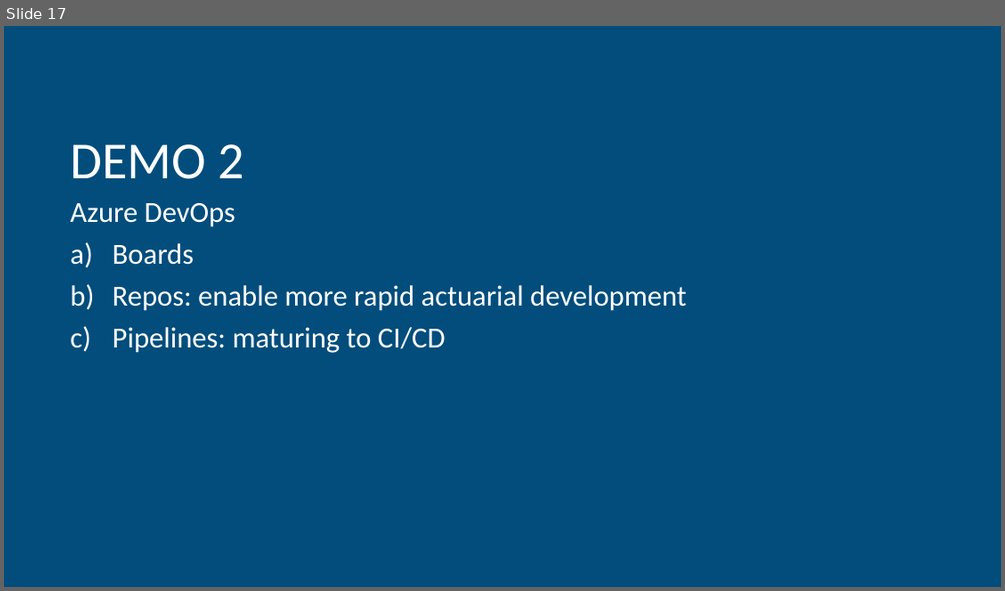
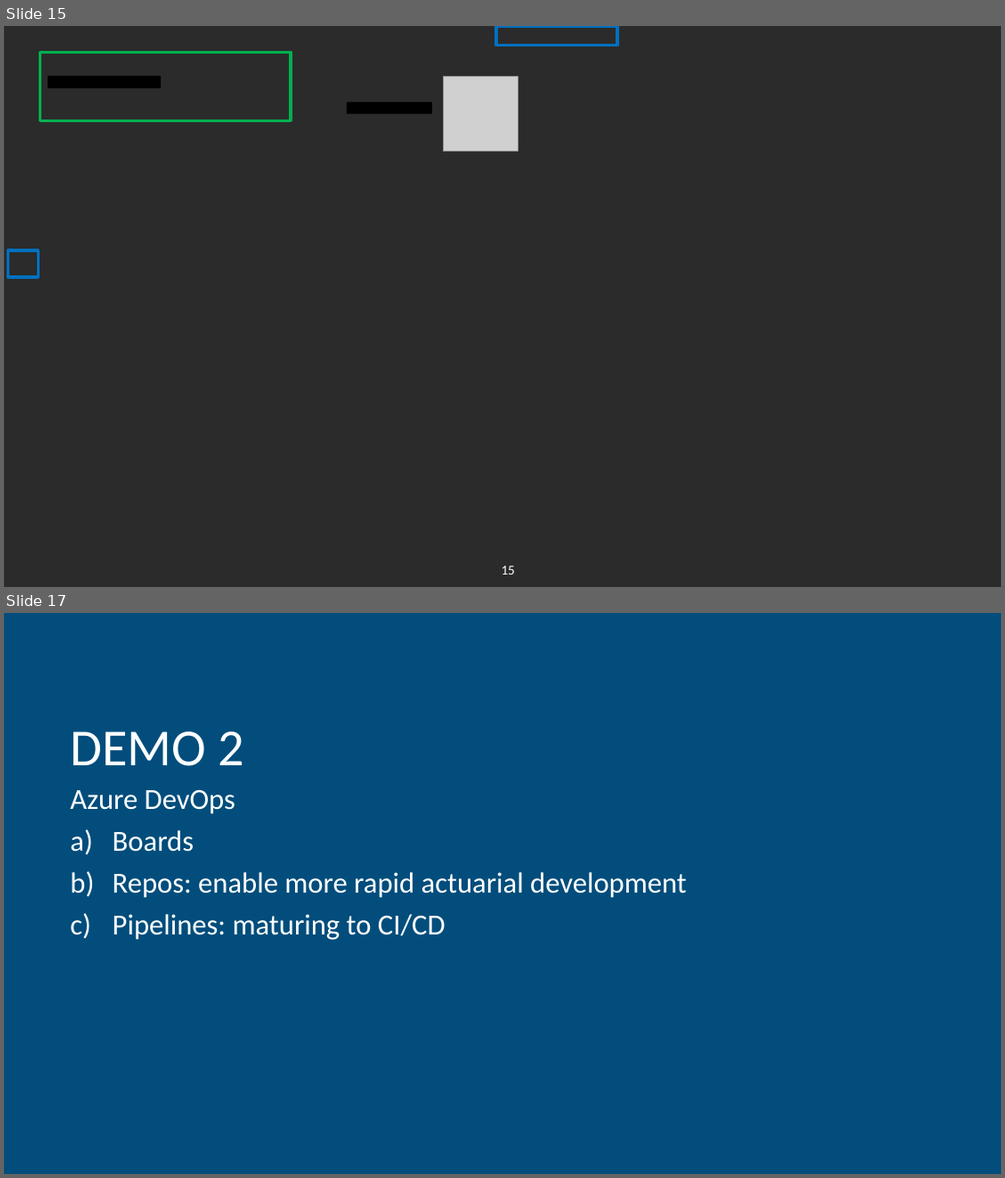
Before and after one commit to hfleitas/AzureSynapseForActuaries, a slide deck: Brent-Hiram-BackToBasicsAnalyticsForActuaries_format.pptx. Shown one above the other, each under a label of ours: slide 17 before the commit, slides 15 and 17 after it; the slides between them are not shown. The pictures are 1005x591 and 1005x1178 pixels, drawn with LibreOffice and Linux fonts; fonts in the diff are those of the drawing; grey boxes stand for pictures; background and template pictures are left out; a plain dark background stands for a picture behind light text. Boxes give left, top, right and bottom in pixels: in the first picture for what was removed or moved away, otherwise in the second. Text is boxed around its words. In the diff, an @@ line names an element or a change of style, - is before the commit and + after.

```diff
--- a/Brent-Hiram-BackToBasicsAnalyticsForActuaries_format.pptx
+++ b/Brent-Hiram-BackToBasicsAnalyticsForActuaries_format.pptx
@@ slide 15 added at bbox=[4, 26, 1001, 587], background picture (left out) @@
@@ rectangle added at bbox=[40, 52, 291, 120], outline #00B050 3 pt @@
@@ rectangle added at bbox=[496, 26, 617, 46], outline #0070C0 3 pt @@
@@ rectangle added at bbox=[48, 75, 161, 88], fill #000000 @@
@@ picture added at bbox=[443, 77, 518, 151] @@
@@ rectangle added at bbox=[347, 103, 432, 114], fill #000000 @@
@@ rectangle added at bbox=[8, 250, 38, 276], outline #0070C0 3 pt @@
@@ page number added at bbox=[502, 565, 515, 574], 13 pt, text #FFFFFF @@
+15
```
Also in this commit, not shown: 3 slides changed, 4 other slides added, 1 slide removed.
